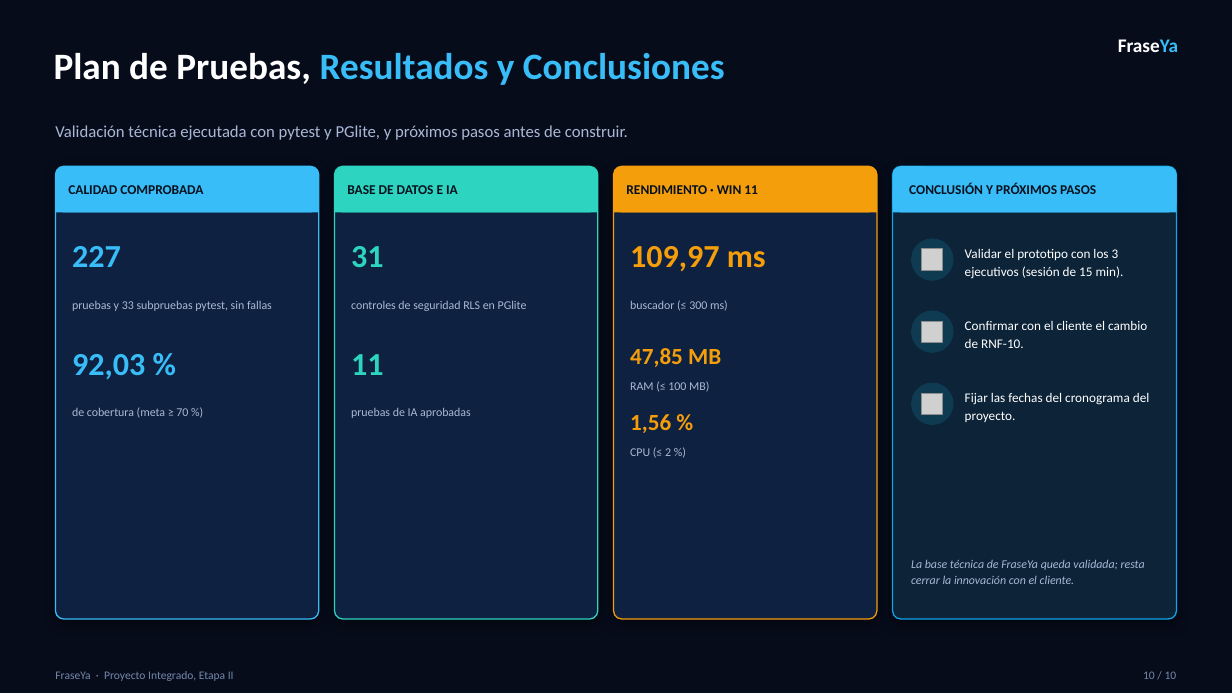
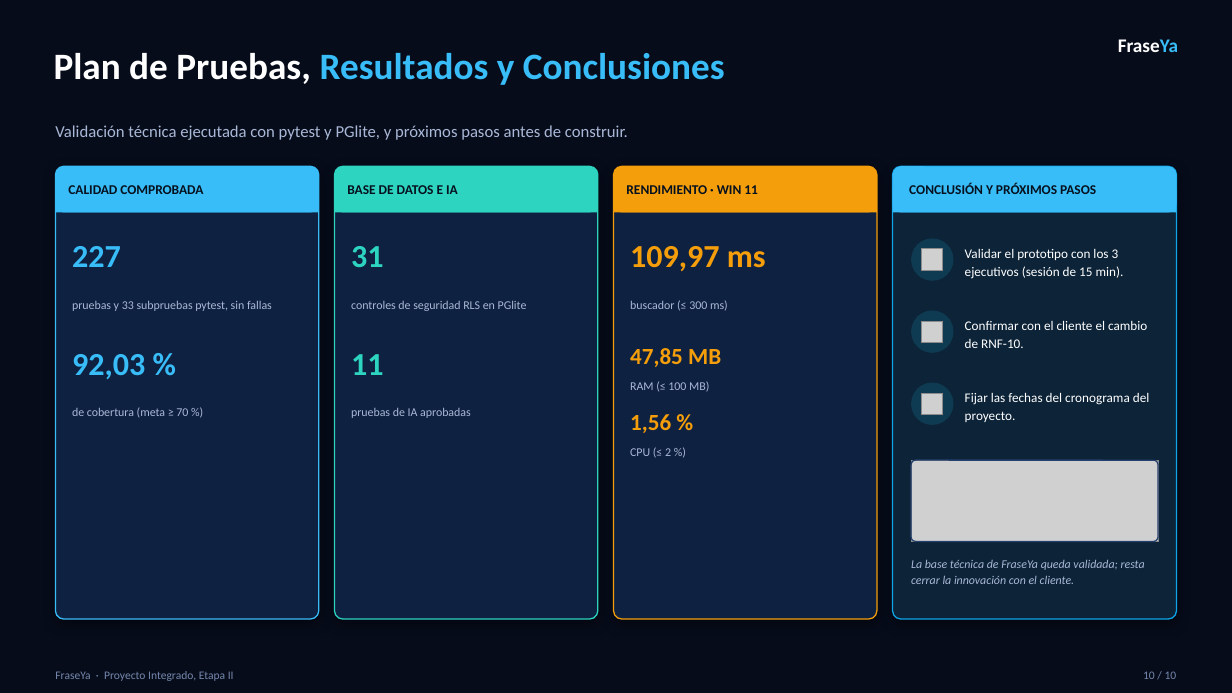
Before and after one commit to bayron-chavez/FraseYa, a slide deck: slide 10 of FraseYa_Etapa2_corregido.pptx. Drawn at 1232x693 pixels with LibreOffice and Linux fonts; fonts in the diff are those of the drawing; grey boxes stand for pictures. Boxes give left, top, right and bottom in pixels: in the first picture for what was removed or moved away, otherwise in the second. Text is boxed around its words. In the diff, an @@ line names an element or a change of style, - is before the commit and + after.

```diff
--- a/FraseYa_Etapa2_corregido.pptx
+++ b/FraseYa_Etapa2_corregido.pptx
@@ picture added at [911,460,1158,542] @@
@@ rounded rectangle added at [911,460,1158,542], outline #24406E 1 pt @@
```
Also in this commit, not shown: 2 other slides changed.
